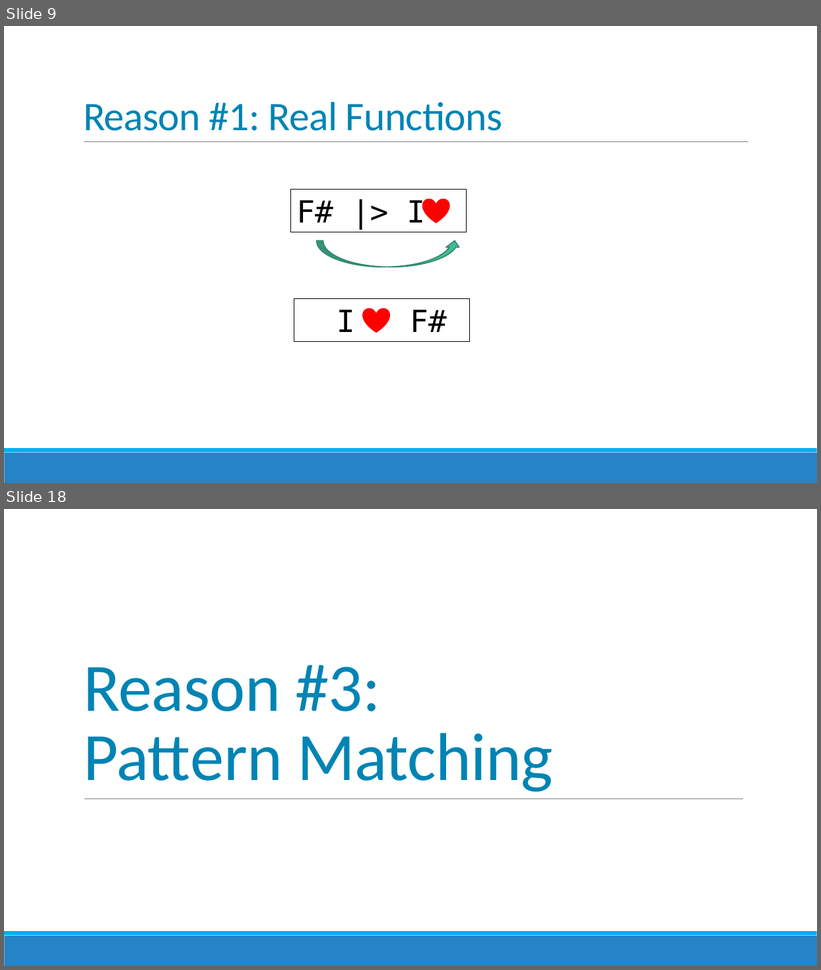
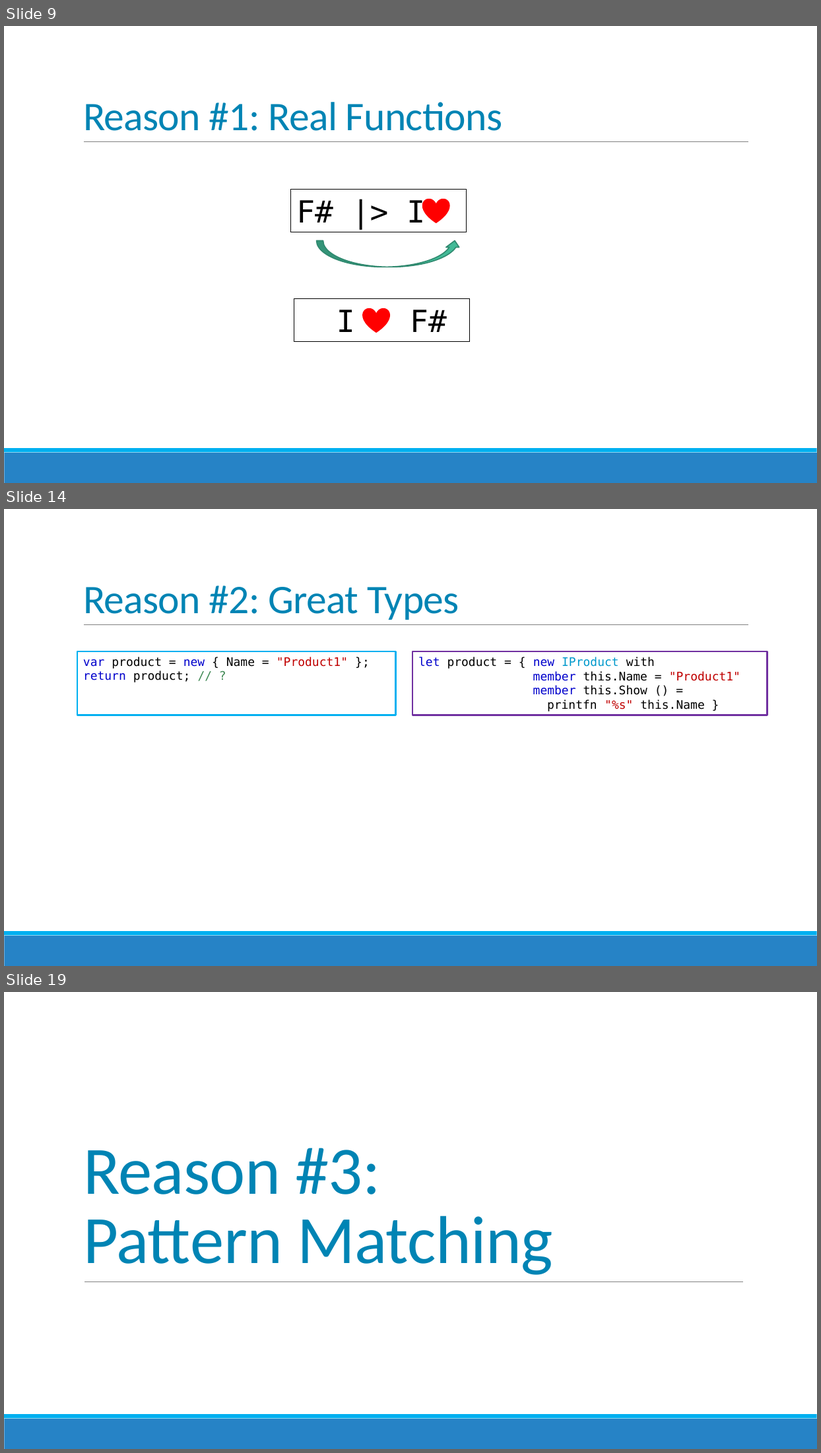
Before and after one commit to jorgef/fivereasons, a slide deck: FiveReasons.pptx. Shown one above the other, each under a label of ours: slides 9 and 18 before the commit, slides 9, 14 and 19 after it; the slides between them are not shown. The pictures are 821x970 and 821x1453 pixels, drawn with LibreOffice and Linux fonts; fonts in the diff are those of the drawing. Boxes give left, top, right and bottom in pixels: in the first picture for what was removed or moved away, otherwise in the second. Text is boxed around its words. In the diff, an @@ line names an element or a change of style, - is before the commit and + after.

```diff
--- a/FiveReasons.pptx
+++ b/FiveReasons.pptx
@@ slide 14 added at (4,509,817,966), background #FFFFFF; not listed: 3 template elements that a slide beside it also shows @@
@@ title added at (83,586,459,620), 48 pt, text #0084B4 @@
+Reason #2: Great Types
@@ rectangle added at (77,652,396,715), fill #FFFFFF, outline #00B0F0 2 pt, 14 pt, text #000000 @@
+var product = new { Name = "Product1" };
+return product; // ?
@@ rectangle added at (413,652,767,715), fill #FFFFFF, outline #7030A0 2 pt, 14 pt, text #000000 @@
+let product = { new IProduct with
+member this.Name = "Product1"
+member this.Show () =
+printfn "%s" this.Name }
@@ what was slide 18 is now slide 19 @@
```
Also in this commit, not shown: 14 slides changed, 1 other slide added, 3 other files.
